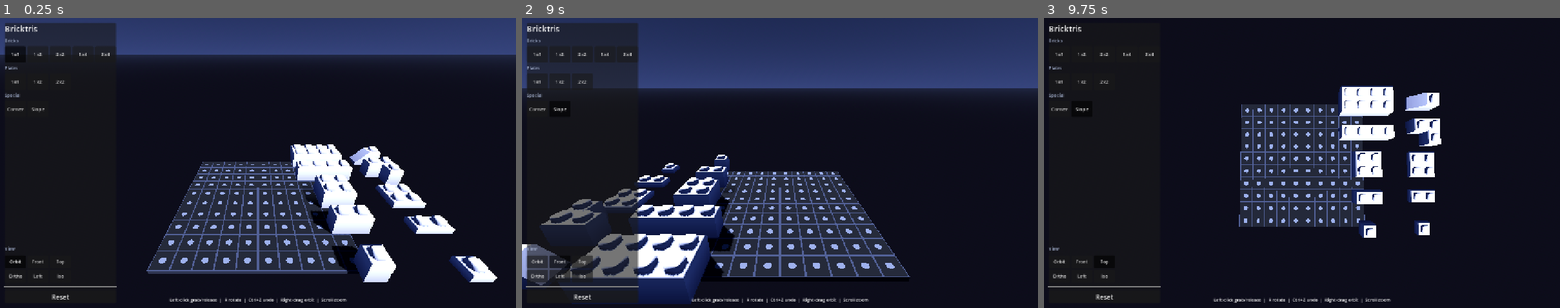
Above: before the commit, frames 1-3 (left to right).
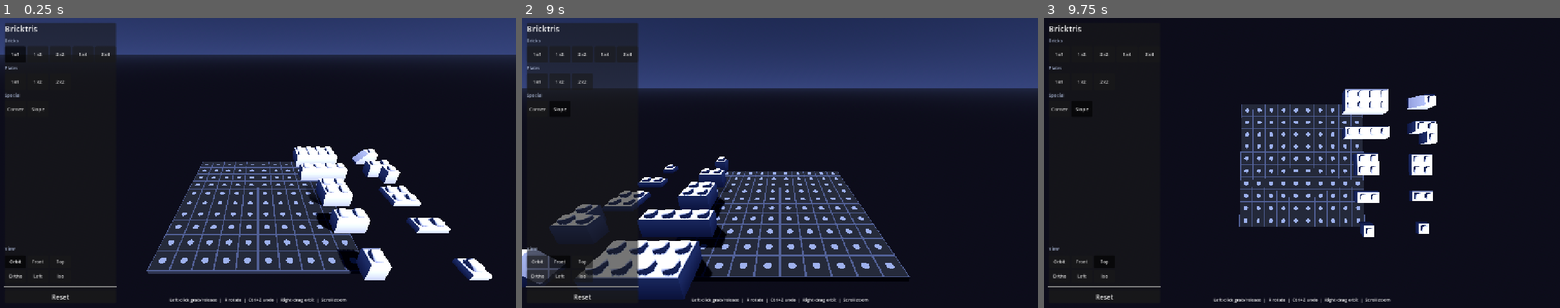
Above: after the commit, the same moments.

Repository: ZacharyEllison/games
Game: Godot game, scene res://scenes/main.tscn
Two runs of this game, one before a commit and one after it. Both use one fixed random seed, a clock stepped at 60 frames per second and the inputs below.
Inputs:
- Up to frame 1 (0.25 s): no input
- Up to frame 2 (9 s): click "1x1" at 0.5 s; click "1x2" at 1.25 s; click "2x2" at 2 s; click "1x4" at 2.75 s; click "2x4" at 3.5 s; click "1x1" at 4.25 s; click "1x2" at 5 s; click "2x2" at 5.75 s; click "Corner" at 6.5 s; click "Slope" at 7.25 s; click "Orbit" at 8 s; click "Front" at 8.75 s
- Up to frame 3 (9.75 s): click "Top" at 9.5 s

The runs differ from the first frame. In frame 1, 2.7% of the frame differs, in the area x 56-97%, y 43-92%; in frame 2, 5.1%, in the area x 0-42%, y 47-99%; in frame 3, 2.0%.

Commit message:
Add Bricktris desktop snap preview and shrink palette bricks.
Highlight valid and invalid stud footprints while dragging on desktop, scale palette previews to 85%, and refresh the web export.

Diff:
--- a/bricktris/scripts/brick_palette.gd
+++ b/bricktris/scripts/brick_palette.gd
@@ -22,6 +22,7 @@
 
 const X_SPACING := BuildLayout.PALETTE_X_SPACING
 const Z_SPACING := BuildLayout.PALETTE_Z_SPACING
+const BRICK_SCALE := BuildLayout.PALETTE_BRICK_SCALE
 const GRAB_RADIUS := BuildLayout.PALETTE_GRAB_RADIUS
 
 var _slots: Array = []
@@ -49,6 +50,7 @@
 	add_child(container)
 
 	var brick: Brick = (BRICK_SCENES[type] as PackedScene).instantiate()
+	brick.scale = Vector3.ONE * BRICK_SCALE
 	brick.freeze = true
 	brick.collision_layer = 0
 	brick.collision_mask = 0
--- a/bricktris/scripts/build_grid.gd
+++ b/bricktris/scripts/build_grid.gd
@@ -49,3 +49,15 @@
 		"rot_y": GridSnapper.snap_rotation(rot_y),
 		"rot_steps": steps,
 	}
+
+static func preview(type: String, hit: Vector3, rot_y: float) -> Dictionary:
+	var steps := GridSnapper.rot_steps_from_y(rot_y)
+	var studs := GridSnapper.rotated_studs(GridSnapper.studs_for(type), steps)
+	var xz := GridSnapper.snap_xz(hit, studs)
+	var valid := GridSnapper.footprint_fits_desk(xz, studs)
+	var y := bottom_y(type, xz, steps) if valid else GridSnapper.desk_surface_y
+	return {
+		"cells": GridSnapper.footprint_indices(xz, studs),
+		"y": y,
+		"valid": valid,
+	}
--- a/bricktris/scripts/build_layout.gd
+++ b/bricktris/scripts/build_layout.gd
@@ -22,6 +22,7 @@
 
 const PALETTE_X_SPACING := STUD_PITCH * 4.5
 const PALETTE_Z_SPACING := DESK_EXTENT / 4.0
+const PALETTE_BRICK_SCALE := 0.85
 const PALETTE_GRAB_RADIUS := STUD_PITCH * 2.25
 const VR_GRAB_RADIUS := STUD_PITCH * 1.75
 const STUD_DOT_RADIUS := STUD_PITCH * 0.16
--- a/bricktris/scripts/main.gd
+++ b/bricktris/scripts/main.gd
@@ -38,6 +38,8 @@
 var _cam_ortho_size := DesktopCamera.ORTHO_SIZE
 var _cam_preset := DesktopCamera.Preset.ORBIT
 var _cam_orbit_drag := false
+
+var _placement_preview: PlacementPreview
 
 @onready var right_hand: XRController3D = $XROrigin3D/RightHand
 @onready var right_hand_mesh: MeshInstance3D = $XROrigin3D/RightHand/RightHandMesh
@@ -63,6 +65,8 @@
 	hud.view_preset_selected.connect(_on_desktop_view_preset)
 	_set_hand_mesh_visible(false)
 	brick_palette.show()
+	_placement_preview = PlacementPreview.new()
+	add_child(_placement_preview)
 	_init_desktop_camera()
 	_init_webxr()
 
@@ -254,9 +258,15 @@
 	var p: Dictionary = BuildGrid.placement(_grabbed_type, hit, rot_y)
 	if p.is_empty():
 		held_brick = null
+		_clear_placement_preview()
 		return
 	_finalize_placement(held_brick as Brick, _grabbed_type, rot_y, p)
 	held_brick = null
+	_clear_placement_preview()
+
+func _clear_placement_preview() -> void:
+	if _placement_preview:
+		_placement_preview.clear()
 
 func _held_rot_y() -> float:
 	return float(_held_rot_steps) * (PI * 0.5)
@@ -275,6 +285,7 @@
 func _throw_held(lin_vel: Vector3, ang_vel: Vector3) -> void:
 	var brick := held_brick as Brick
 	held_brick = null
+	_clear_placement_preview()
 	brick.begin_throw(lin_vel, ang_vel)
 	_thrown_bricks.append(brick)
 
@@ -357,8 +368,12 @@
 		if held_brick:
 			held_brick.global_position = hand_pos
 			held_brick.rotation = Vector3(0, _held_rot_y(), 0)
+			_update_desktop_placement_preview()
 		elif not over_ui:
 			brick_palette.update_highlight(hand_pos)
+			_clear_placement_preview()
+	else:
+		_clear_placement_preview()
 	if _cam_orbit_drag:
 		var vel := Input.get_last_mouse_velocity() * 0.003
 		_cam_yaw -= vel.x
@@ -412,6 +427,14 @@
 		if t > 0.05:
 			return origin + dir * t
 	return origin + dir * 0.55
+
+func _update_desktop_placement_preview() -> void:
+	if _in_vr or not held_brick or not _placement_preview:
+		return
+	var hit := _raycast_surface(right_hand.global_position, Vector3.DOWN)
+	if hit == Vector3.INF:
+		hit = right_hand.global_position
+	_placement_preview.show_placement(_grabbed_type, hit, _held_rot_y())
 
 # Raycast against desk + placed bricks so stacking targets the surface under the cursor.
 func _raycast_surface(from: Vector3, dir: Vector3) -> Vector3:
@@ -437,6 +460,7 @@
 	if event is InputEventKey and event.pressed and not event.echo:
 		if event.keycode == KEY_R and held_brick:
 			_held_rot_steps = (_held_rot_steps + 1) % 4
+			_update_desktop_placement_preview()
 		elif event.keycode == KEY_Z and (event.ctrl_pressed or event.meta_pressed):
 			_desktop_undo()
 
@@ -490,6 +514,7 @@
 	BuildGrid.rebuild(records)
 
 func _on_reset() -> void:
+	_clear_placement_preview()
 	if held_brick:
 		held_brick.queue_free()
 		held_brick = null
--- /dev/null
+++ b/bricktris/scripts/placement_preview.gd
@@ -0,0 +1,55 @@
+class_name PlacementPreview
+extends Node3D
+
+const VALID_COLOR := Color(0.32, 0.82, 0.48, 0.5)
+const INVALID_COLOR := Color(0.92, 0.28, 0.22, 0.5)
+const SURFACE_EPS := 0.004
+
+var _mesh_instance: MultiMeshInstance3D
+var _multimesh: MultiMesh
+
+func _ready() -> void:
+	var pitch := BuildLayout.STUD_PITCH
+	var cell := BoxMesh.new()
+	cell.size = Vector3(pitch * 0.92, 0.002, pitch * 0.92)
+
+	_multimesh = MultiMesh.new()
+	_multimesh.transform_format = MultiMesh.TRANSFORM_3D
+	_multimesh.use_colors = true
+	_multimesh.mesh = cell
+	_multimesh.instance_count = 0
+
+	var mat := StandardMaterial3D.new()
+	mat.transparency = BaseMaterial3D.TRANSPARENCY_ALPHA
+	mat.shading_mode = BaseMaterial3D.SHADING_MODE_UNSHADED
+	mat.cull_mode = BaseMaterial3D.CULL_DISABLED
+
+	_mesh_instance = MultiMeshInstance3D.new()
+	_mesh_instance.multimesh = _multimesh
+	_mesh_instance.material_override = mat
+	_mesh_instance.cast_shadow = GeometryInstance3D.SHADOW_CASTING_SETTING_OFF
+	add_child(_mesh_instance)
+
+func clear() -> void:
+	_multimesh.instance_count = 0
+
+func show_placement(type: String, hit: Vector3, rot_y: float) -> void:
+	var data: Dictionary = BuildGrid.preview(type, hit, rot_y)
+	var cells: Array = data.get("cells", [])
+	if cells.is_empty():
+		clear()
+		return
+
+	var color := VALID_COLOR if data.get("valid", false) else INVALID_COLOR
+	var y: float = data["y"] + SURFACE_EPS
+	var origin := GridSnapper.grid_origin_xz
+	var pitch := BuildLayout.STUD_PITCH
+
+	_multimesh.instance_count = cells.size()
+	for i in cells.size():
+		var cell: Vector2i = cells[i]
+		var x := origin.x + (cell.x + 0.5) * pitch
+		var z := origin.y + (cell.y + 0.5) * pitch
+		var xf := Transform3D(Basis.IDENTITY, Vector3(x, y, z))
+		_multimesh.set_instance_transform(i, xf)
+		_multimesh.set_instance_color(i, color)
Not shown, added: bricktris/scripts/placement_preview.gd.uid
Not shown, changed: bricktris/index.html
Not shown, changed: bricktris/index.pck
